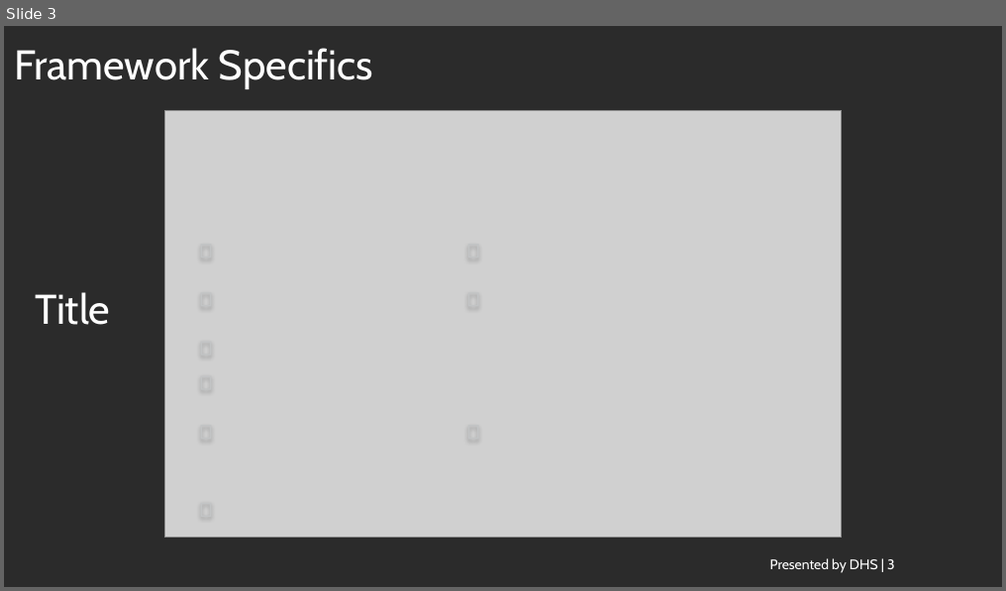
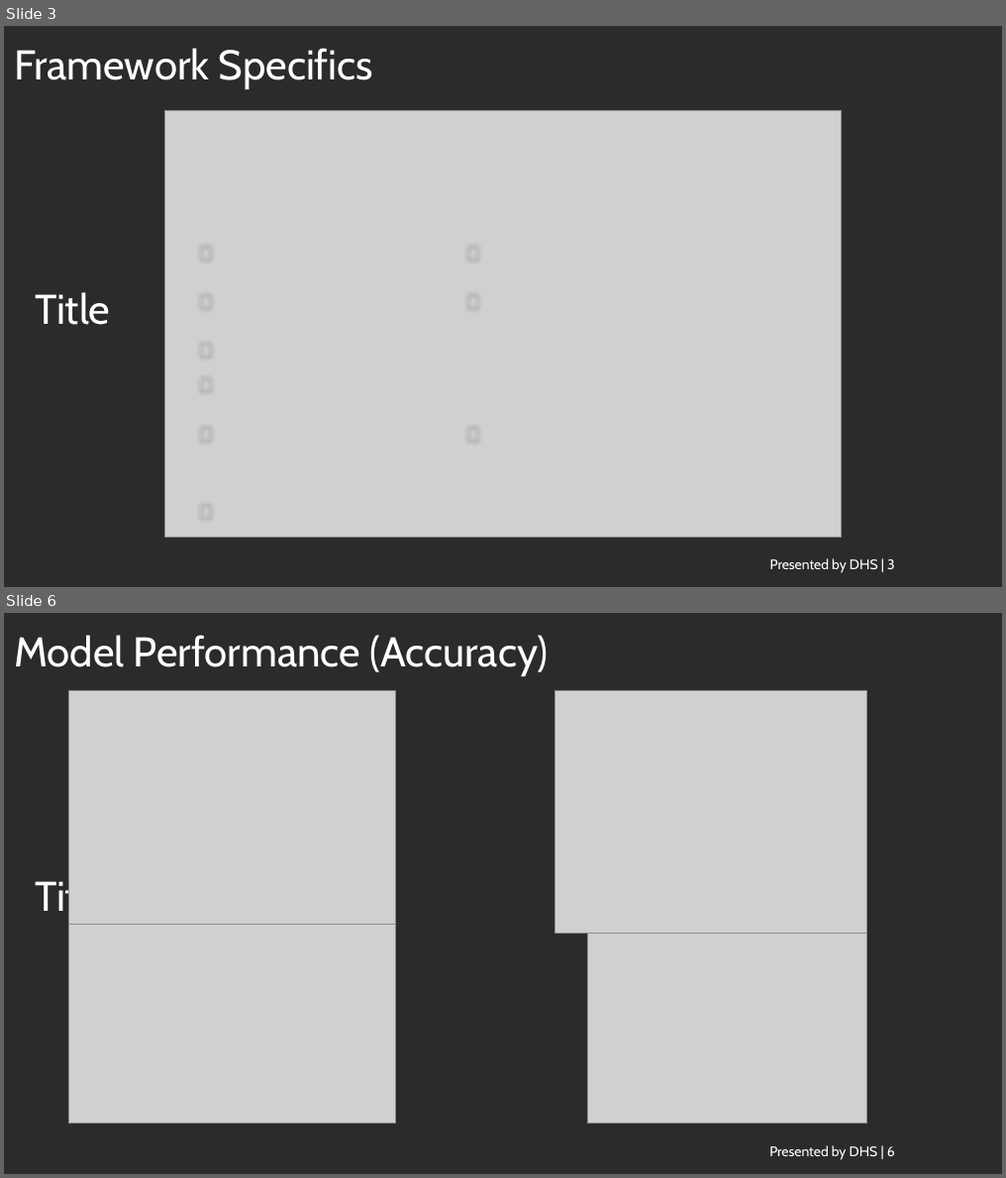
Before and after one commit to ethanmoscot/gao-ai, a slide deck: doc/gao_ai_proposal.pptx. Shown one above the other, each under a label of ours: slide 3 before the commit, slides 3 and 6 after it; the slides between them are not shown. The pictures are 1006x591 and 1006x1178 pixels, drawn with LibreOffice and Linux fonts; fonts in the diff are those of the drawing; grey boxes stand for pictures; background and template pictures are left out; a plain dark background stands for a picture behind light text. Boxes give left, top, right and bottom in pixels: in the first picture for what was removed or moved away, otherwise in the second. Text is boxed around its words. In the diff, an @@ line names an element or a change of style, - is before the commit and + after.

```diff
--- a/doc/gao_ai_proposal.pptx
+++ b/doc/gao_ai_proposal.pptx
@@ slide 6 added at [4,613,1002,1174], background picture (left out); not listed: 1 template element that a slide beside it also shows @@
@@ title added at [14,635,548,676], 30 pt, text #FFFFFF @@
+Model Performance (Accuracy)
@@ picture added at [69,691,396,924] @@
@@ picture added at [554,691,867,934] @@
@@ picture added at [69,924,396,1123] @@
@@ picture added at [588,934,867,1124] @@
@@ text added at [769,1146,895,1160], 10 pt, text #FFFFFF @@
+Presented by DHS | 6
```
Also in this commit, not shown: 3 slides changed, 3 other slides added, 4 slides removed.
